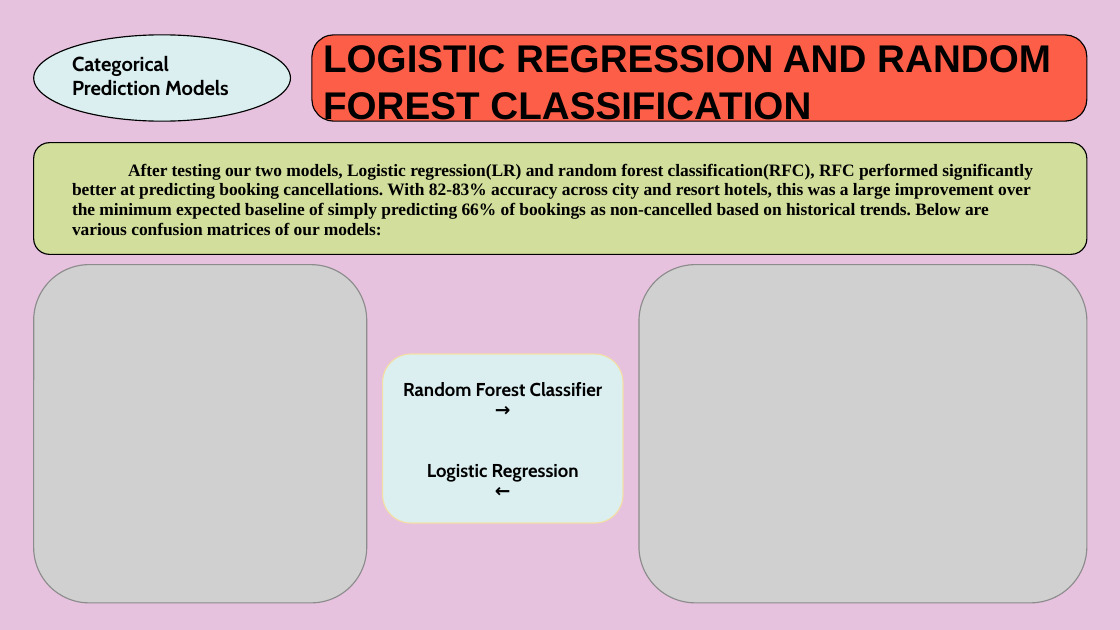
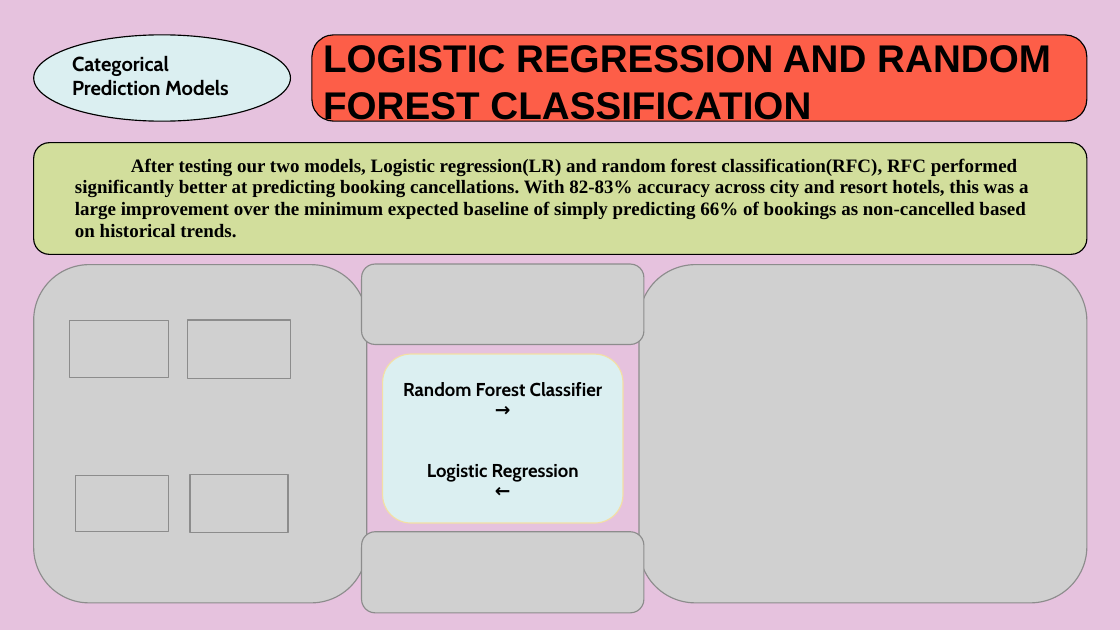
Before and after one commit to AubreyKranz/DataScience, a slide deck: slide 7 of reports/part 4/PROJECT OVERVIEW.pptx. Drawn at 1120x630 pixels with LibreOffice and Linux fonts; fonts in the diff are those of the drawing; grey boxes stand for pictures. Boxes give left, top, right and bottom in pixels: in the first picture for what was removed or moved away, otherwise in the second. Text is boxed around its words. In the diff, an @@ line names an element or a change of style, - is before the commit and + after.

```diff
--- a/reports/part 4/PROJECT OVERVIEW.pptx
+++ b/reports/part 4/PROJECT OVERVIEW.pptx
@@ text at [75, 158, 1028, 237]: text changed; size 11.2 to 12.2 pt @@
-After testing our two models, Logistic regression(LR) and random forest classification(RFC), RFC performed significantly better at predicting booking cancellations. With 82-83% accuracy across city and resort hotels, this was a large improvement over the minimum expected baseline of simply predicting 66% of bookings as non-cancelled based on historical trends. Below are various confusion matrices of our models:
+After testing our two models, Logistic regression(LR) and random forest classification(RFC), RFC performed significantly better at predicting booking cancellations. With 82-83% accuracy across city and resort hotels, this was a large improvement over the minimum expected baseline of simply predicting 66% of bookings as non-cancelled based on historical trends.
@@ picture added at [362, 264, 644, 345] @@
@@ picture added at [69, 320, 169, 377] @@
@@ picture added at [188, 320, 291, 379] @@
@@ picture added at [76, 476, 169, 532] @@
@@ picture added at [190, 475, 289, 533] @@
@@ picture added at [362, 532, 644, 613] @@
```
Also in this commit, not shown: 6 other slides changed, 2 slides added, 1 slide removed, 2 other files.
